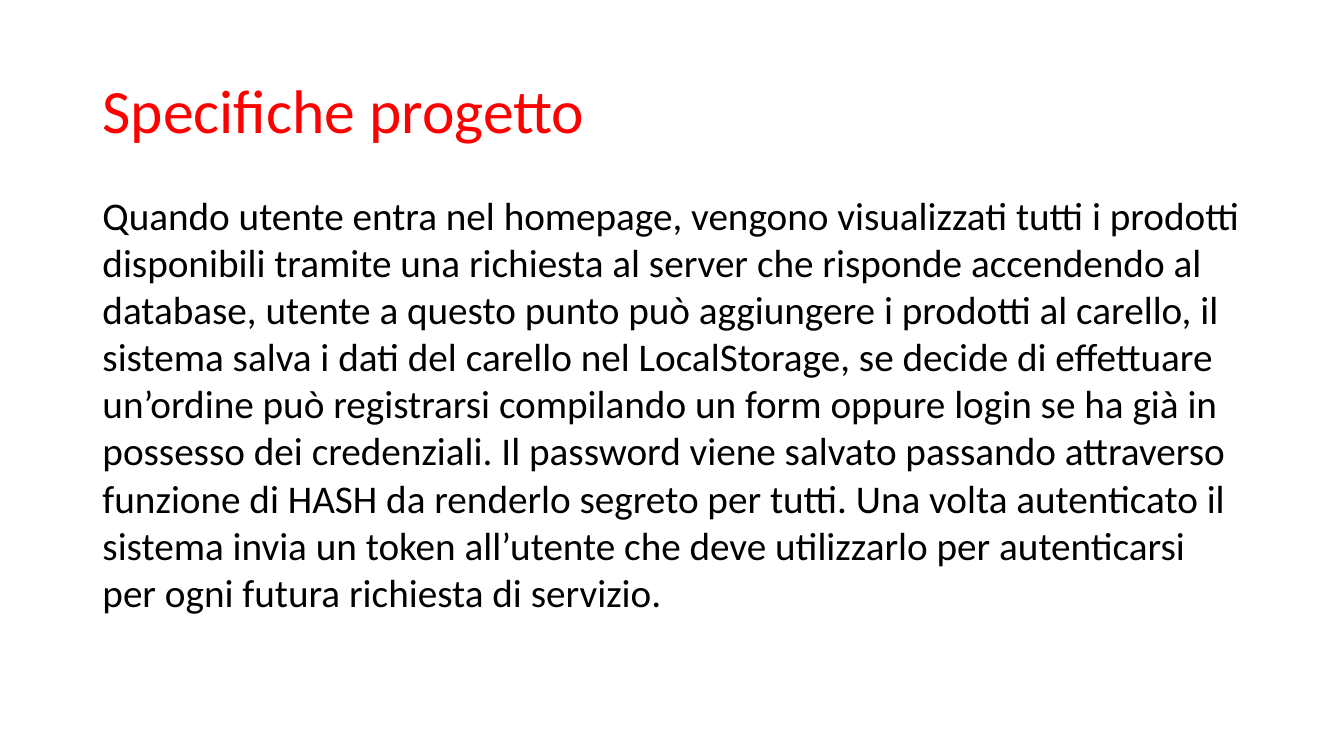
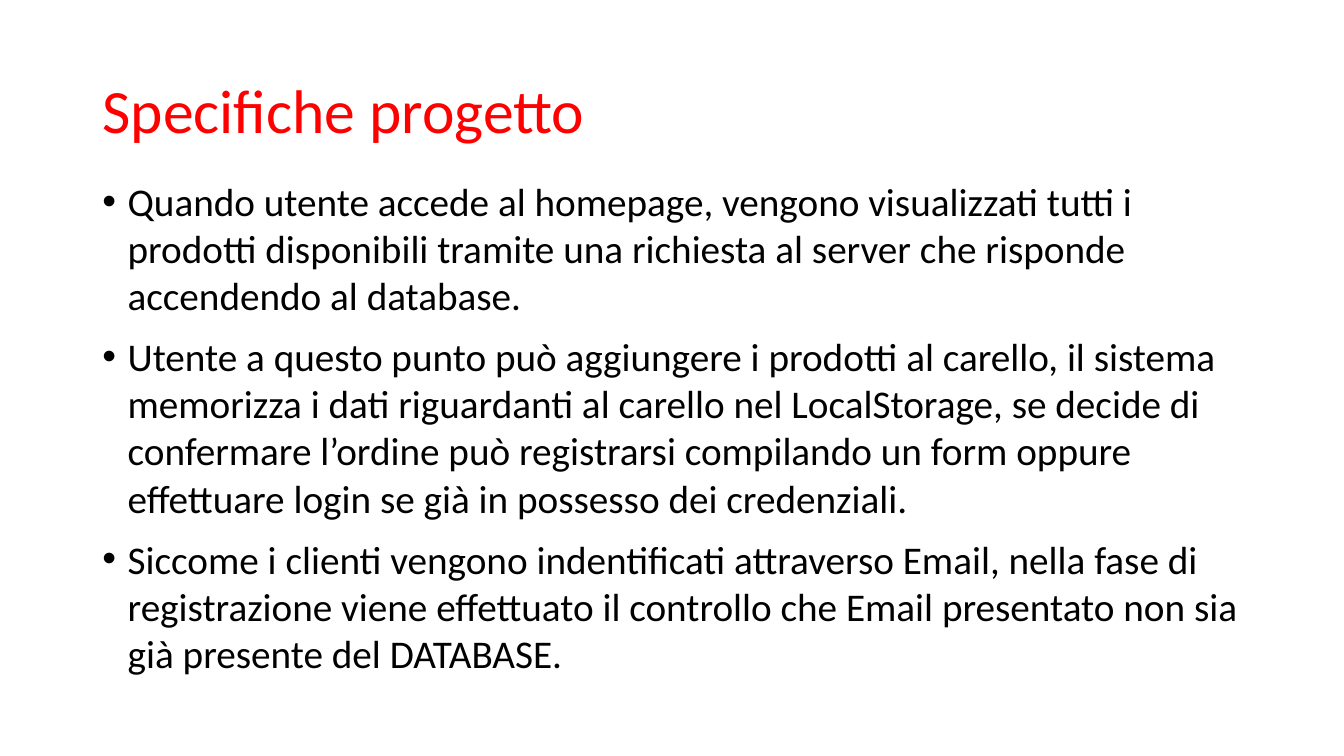
Before and after one commit to WengAnqing/Progetto-IT, a slide deck: slide 7 of Progetto IT.pptx (slide 4 before the commit). Drawn at 1344x756 pixels with LibreOffice and Linux fonts; fonts in the diff are those of the drawing. Boxes give left, top, right and bottom in pixels: in the first picture for what was removed or moved away, otherwise in the second. Text is boxed around its words. In the diff, an @@ line names an element or a change of style, - is before the commit and + after.

```diff
--- a/Progetto IT.pptx
+++ b/Progetto IT.pptx
@@ text at [128,188,1237,675]: text changed @@
-Quando utente entra nel homepage, vengono visualizzati tutti i prodotti disponibili tramite una richiesta al server che risponde accendendo al database, utente a questo punto può aggiungere i prodotti al carello, il sistema salva i dati del carello nel LocalStorage, se decide di effettuare un’ordine può registrarsi compilando un form oppure login se ha già in possesso dei credenziali. Il password viene salvato passando attraverso funzione di HASH da renderlo segreto per tutti. Una volta autenticato il sistema invia un token all’utente che deve utilizzarlo per autenticarsi per ogni futura richiesta di servizio.
+• Quando utente accede al homepage, vengono visualizzati tutti i prodotti disponibili tramite una richiesta al server che risponde accendendo al database.
+• Utente a questo punto può aggiungere i prodotti al carello, il sistema memorizza i dati riguardanti al carello nel LocalStorage, se decide di confermare l’ordine può registrarsi compilando un form oppure effettuare login se già in possesso dei credenziali.
+• Siccome i clienti vengono indentificati attraverso Email, nella fase di registrazione viene effettuato il controllo che Email presentato non sia già presente del DATABASE.
```
Also in this commit, not shown: 2 other slides changed, 5 slides added.
